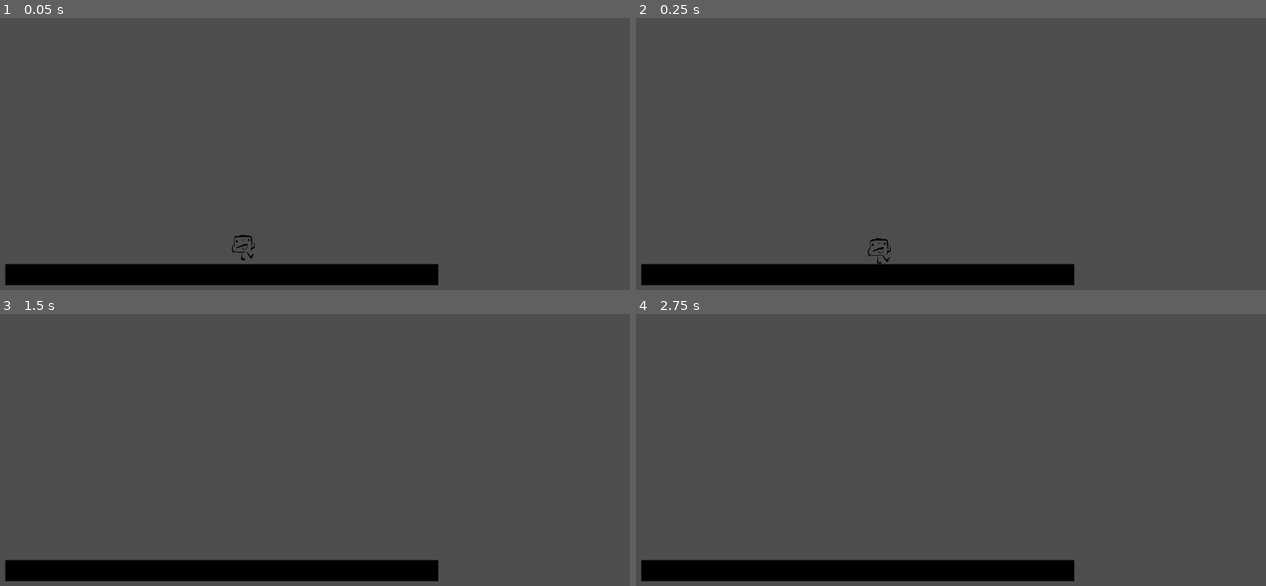
Above: before the commit, frames 1-4 (two rows, left to right).
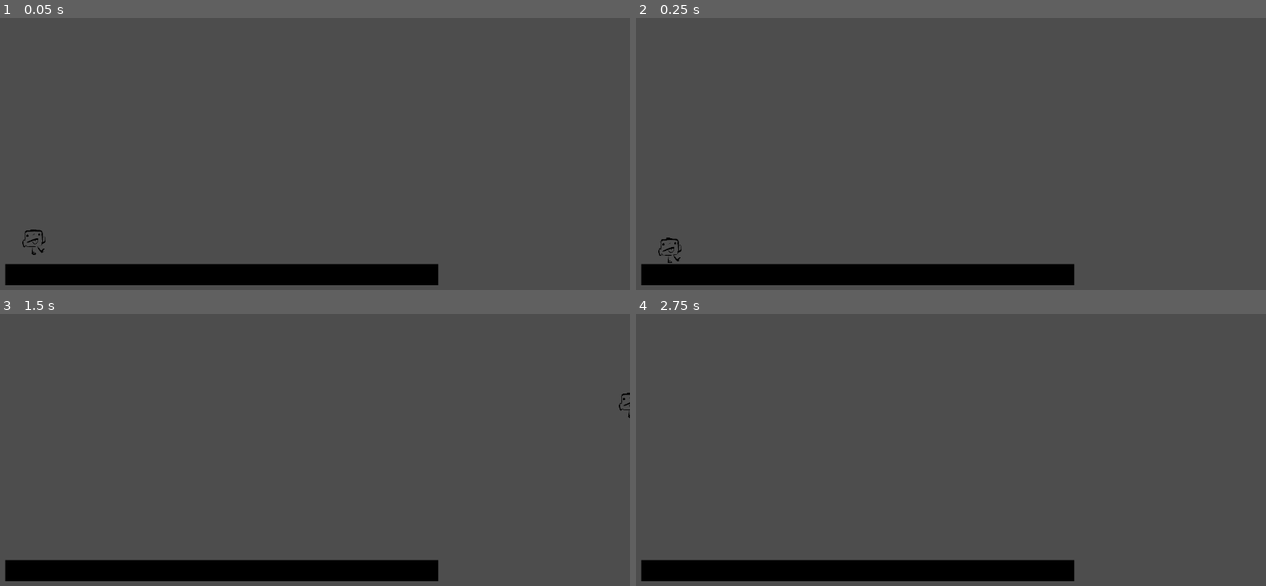
Above: after the commit, the same moments.

Repository: Taissirbw/De-Rat-Pigeon
Game: Godot game, scene res://game.tscn
Same seed, same stepped clock (60 frames per second), same inputs: the game is played once before the commit and once after it.
Inputs:
- Up to frame 1 (0.05 s): no input
- Up to frame 2 (0.25 s): no input
- Up to frame 3 (1.5 s): tap Enter at 0.5 s; hold Right (walk_right) from 0.53 s (still down); tap Space (jump) at 0.77 s
- Up to frame 4 (2.75 s): tap Space (jump) at 1.52, 2 s; release Right (walk_right) at 2.03 s; hold Left (walk_left) from 2.03 s (still down)

The runs differ from the first frame. In frame 1, 0.2% of the frame differs, in the area x 3-41%, y 77-90%; in frame 2, 0.2%, in the area x 3-41%, y 80-91%; in frame 3, less than 0.1%; in frame 4, nothing differs.

Commit message:
Début de création du menu pause

Diff:
--- /dev/null
+++ b/de-rat-pigeon/game.gd
@@ -0,0 +1,24 @@
+class_name Game extends Node
+
+
+@onready var _pause_menu := $InterfaceLayer/PauseMenu as PauseMenu
+
+
+func _unhandled_input(event: InputEvent) -> void:
+	if event.is_action_pressed(&"toggle_fullscreen"):
+		var mode := DisplayServer.window_get_mode()
+		if mode == DisplayServer.WINDOW_MODE_FULLSCREEN or \
+				mode == DisplayServer.WINDOW_MODE_EXCLUSIVE_FULLSCREEN:
+			DisplayServer.window_set_mode(DisplayServer.WINDOW_MODE_WINDOWED)
+		else:
+			DisplayServer.window_set_mode(DisplayServer.WINDOW_MODE_FULLSCREEN)
+		get_tree().root.set_input_as_handled()
+
+	elif event.is_action_pressed(&"toggle_pause"):
+		var tree := get_tree()
+		tree.paused = not tree.paused
+		if tree.paused:
+			_pause_menu.open()
+		else:
+			_pause_menu.close()
+		get_tree().root.set_input_as_handled()
--- a/de-rat-pigeon/game.tscn
+++ b/de-rat-pigeon/game.tscn
@@ -1,16 +1,19 @@
-[gd_scene load_steps=6 format=3 uid="uid://qi5sgrgq52ih"]
+[gd_scene load_steps=8 format=3 uid="uid://qi5sgrgq52ih"]
 
 [ext_resource type="Texture2D" uid="uid://b31j02xgrqmje" path="res://Assets/player_placeholder.png" id="1_80nbo"]
+[ext_resource type="Script" uid="uid://drf3w115vbgqc" path="res://game.gd" id="1_fc0e3"]
 [ext_resource type="Texture2D" uid="uid://bmxm0aiid4f6u" path="res://Assets/plateforme-placeholder.png" id="2_e2o6t"]
 [ext_resource type="Script" uid="uid://dnvxrkor82gqb" path="res://player.gd" id="2_feb5d"]
+[ext_resource type="Script" uid="uid://xepjcu15u11t" path="res://menu_pause.gd" id="5_7jktm"]
 
 [sub_resource type="RectangleShape2D" id="RectangleShape2D_fc0e3"]
-size = Vector2(780, 40)
+size = Vector2(783, 40)
 
 [sub_resource type="RectangleShape2D" id="RectangleShape2D_feb5d"]
 size = Vector2(49, 47)
 
 [node name="game" type="Node"]
+script = ExtResource("1_fc0e3")
 
 [node name="platform" type="Node2D" parent="."]
 position = Vector2(445, 387)
@@ -26,7 +29,7 @@
 texture = ExtResource("2_e2o6t")
 
 [node name="CollisionShape2D" type="CollisionShape2D" parent="platform/sprite/bloc"]
-position = Vector2(-31, 171)
+position = Vector2(-32.5, 171)
 shape = SubResource("RectangleShape2D_fc0e3")
 
 [node name="Player" type="CharacterBody2D" parent="platform/sprite"]
@@ -35,10 +38,38 @@
 metadata/_custom_type_script = "uid://dnvxrkor82gqb"
 
 [node name="CollisionShape2D" type="CollisionShape2D" parent="platform/sprite/Player"]
-position = Vector2(80.5, -3.5)
+position = Vector2(-298, -13)
 shape = SubResource("RectangleShape2D_feb5d")
 
 [node name="bonhomme" type="Sprite2D" parent="platform/sprite/Player"]
-position = Vector2(80.99999, -2.9999924)
+position = Vector2(-298, -12.999992)
 scale = Vector2(0.16000006, 0.1533333)
 texture = ExtResource("1_80nbo")
+
+[node name="CanvasLayer" type="CanvasLayer" parent="."]
+
+[node name="menu_pause" type="Control" parent="CanvasLayer"]
+layout_mode = 3
+anchors_preset = 0
+script = ExtResource("5_7jktm")
+
+[node name="ColorRect" type="ColorRect" parent="CanvasLayer/menu_pause"]
+layout_mode = 0
+offset_right = 40.0
+offset_bottom = 40.0
+color = Color(0.25044203, 0.0701934, 0.20108974, 0)
+
+[node name="CenterContainer" type="CenterContainer" parent="CanvasLayer/menu_pause/ColorRect"]
+layout_mode = 0
+offset_right = 40.0
+offset_bottom = 40.0
+
+[node name="VBoxContainer" type="VBoxContainer" parent="CanvasLayer/menu_pause/ColorRect/CenterContainer"]
+layout_mode = 2
+
+[node name="Label" type="Label" parent="CanvasLayer/menu_pause/ColorRect/CenterContainer/VBoxContainer"]
+layout_mode = 2
+text = "Pause"
+
+[node name="MarginContainer" type="MarginContainer" parent="CanvasLayer/menu_pause/ColorRect/CenterContainer/VBoxContainer"]
+layout_mode = 2
--- /dev/null
+++ b/de-rat-pigeon/menu_pause.gd
@@ -0,0 +1,51 @@
+class_name PauseMenu extends Control
+
+
+@export var fade_in_duration := 0.3
+@export var fade_out_duration := 0.2
+
+@onready var center_cont := $ColorRect/CenterContainer as CenterContainer
+@onready var resume_button := center_cont.get_node(^"VBoxContainer/ResumeButton") as Button
+
+
+func _ready() -> void:
+	hide()
+
+
+func close() -> void:
+	var tween := create_tween()
+	get_tree().paused = false
+	tween.tween_property(
+		self,
+		^"modulate:a",
+		0.0,
+		fade_out_duration
+	).set_trans(Tween.TRANS_LINEAR).set_ease(Tween.EASE_OUT)
+	tween.parallel().tween_property(
+		center_cont,
+		^"anchor_bottom",
+		0.5,
+		fade_out_duration
+	).set_trans(Tween.TRANS_CUBIC).set_ease(Tween.EASE_OUT)
+	tween.tween_callback(hide)
+
+
+func open() -> void:
+	show()
+	resume_button.grab_focus()
+
+	modulate.a = 0.0
+	center_cont.anchor_bottom = 0.5
+	var tween := create_tween()
+	tween.tween_property(
+		self,
+		^"modulate:a",
+		1.0,
+		fade_in_duration
+	).set_trans(Tween.TRANS_LINEAR).set_ease(Tween.EASE_IN)
+	tween.parallel().tween_property(
+		center_cont,
+		^"anchor_bottom",
+		1.0,
+		fade_out_duration
+	).set_trans(Tween.TRANS_CUBIC).set_ease(Tween.EASE_OUT)
Not shown, added: de-rat-pigeon/game.gd.uid
Not shown, added: de-rat-pigeon/menu_pause.gd.uid
